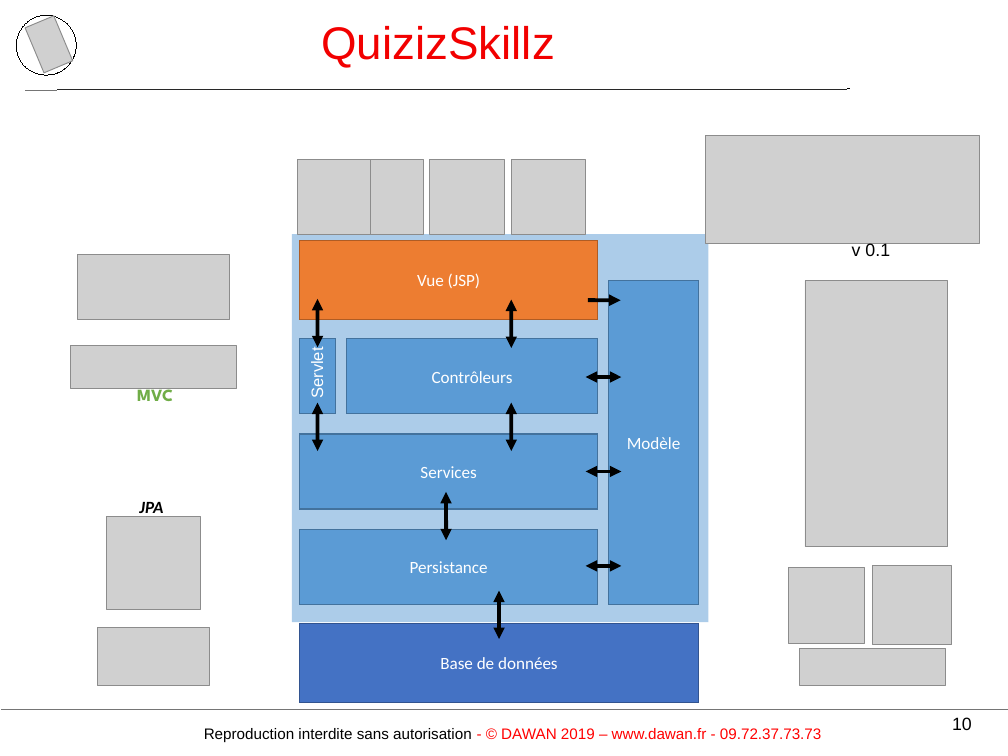
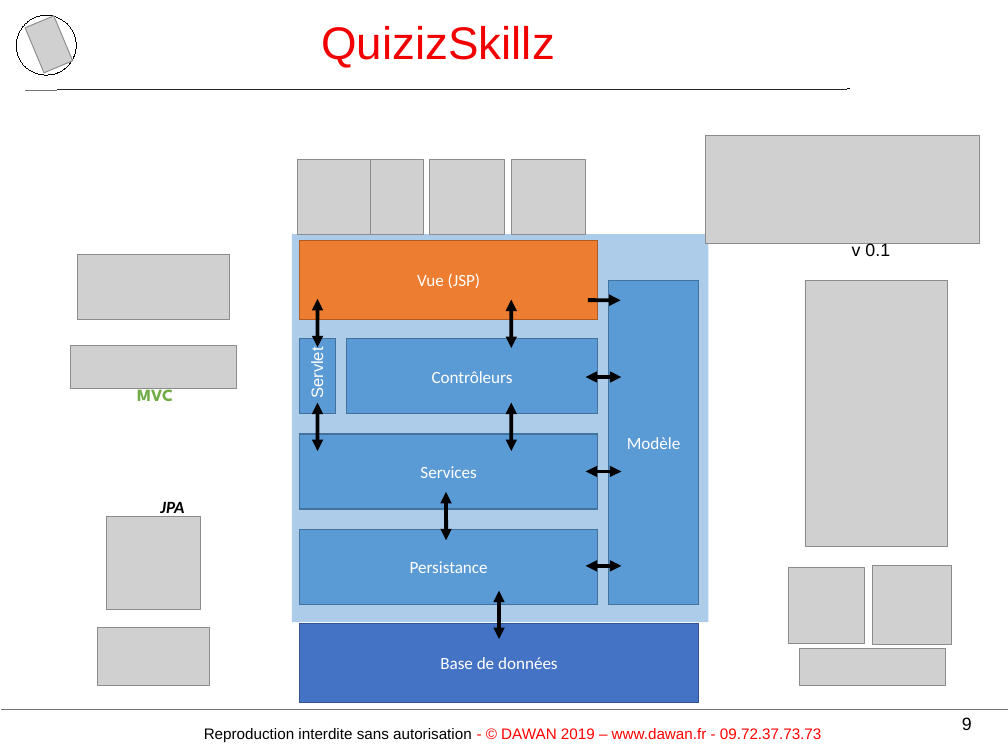
Before and after one commit to TeamLBnantes/QCM, a slide deck: slide 9 of 02Organisation/presentation de Mai/QuizIzSkillzAvecQCM.odp (slide 10 before the commit). Drawn at 1008x756 pixels with LibreOffice and Linux fonts; fonts in the diff are those of the drawing; grey boxes stand for pictures; background and template pictures are left out. Boxes give left, top, right and bottom in pixels: in the first picture for what was removed or moved away, otherwise in the second. Text is boxed around its words. In the diff, an @@ line names an element or a change of style, - is before the commit and + after.

```diff
--- a/02Organisation/presentation de Mai/QuizIzSkillzAvecQCM.odp
+++ b/02Organisation/presentation de Mai/QuizIzSkillzAvecQCM.odp
@@ text "JPA": place and size @@
-text "JPA" at <box>139,502,163,517</box>
+text "JPA" at <box>160,502,184,517</box>
@@ page number at <box>962,717,972,730</box>: text changed @@
-10
+9
```
Also in this commit, not shown: 8 other slides changed, 3 slides added, 7 slides removed, 13 other files.
